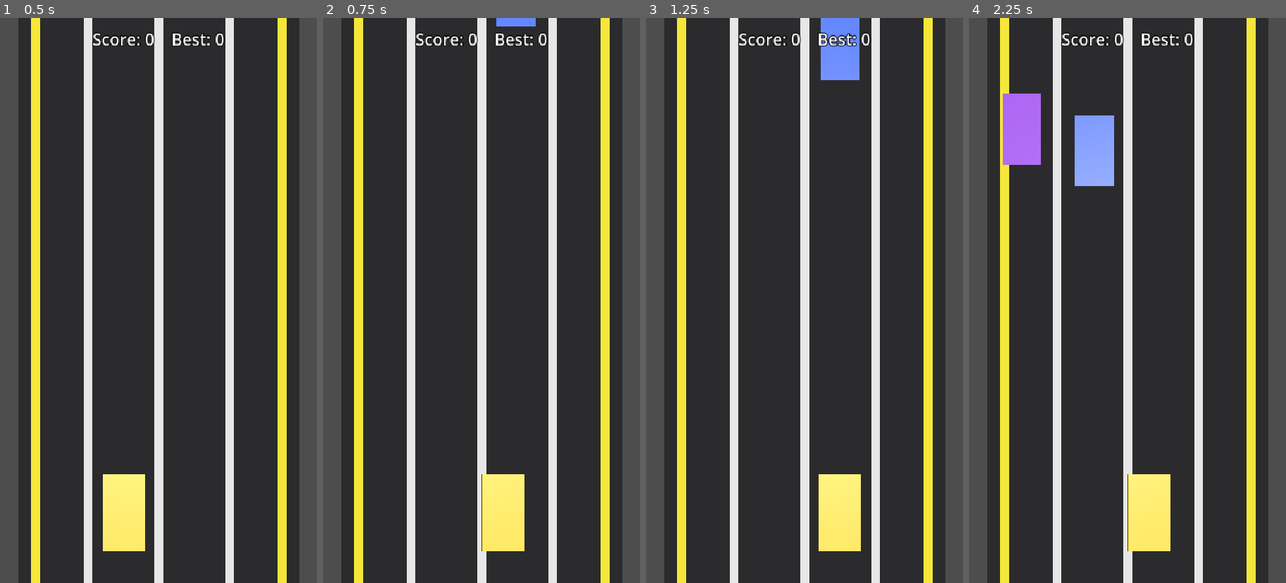
Above: before the commit, frames 1-4 (left to right).
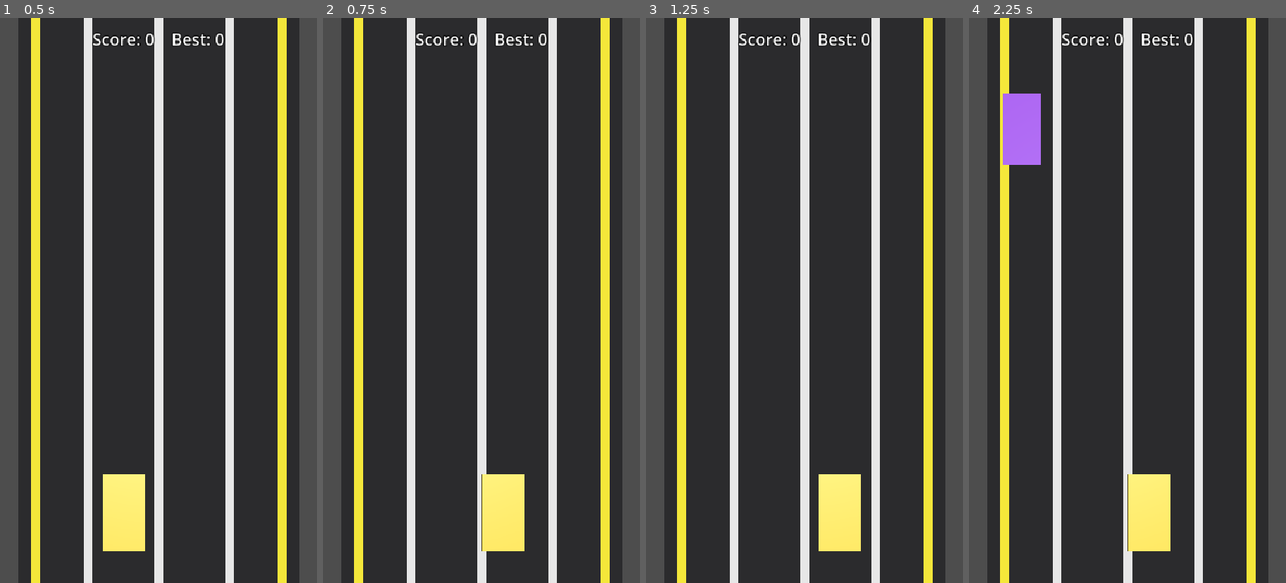
Above: after the commit, the same moments.

Repository: mibazarow/car-game
Game: Godot game, scene res://scenes/Main.tscn
The game is run twice, just before and just after one commit, with the same random seed, the same clock (stepped at 60 frames per second) and the same inputs.
Inputs:
- Up to frame 1 (0.5 s): no input
- Up to frame 2 (0.75 s): tap Enter (ui_accept) at 0.5 s; hold Right (move_right) from 0.53 s (still down); tap R at 0.6 s
- Up to frame 3 (1.25 s): keep holding Right (move_right); tap Enter (ui_accept) at 0.77 s
- Up to frame 4 (2.25 s): release Right (move_right) at 1.28 s; hold Left (move_left) 1.28-2.03 s; tap R at 1.35, 2.1 s; tap Enter (ui_accept) at 1.52 s; hold Right (move_right) from 2.03 s (still down)

Frame 1 is identical in both runs. In frame 2, 0.2% of the frame differs, in the area x 54-68%, y 0-2%; in frame 3, 1.2%; in frame 4, 1.6%, in the area x 33-46%, y 17-30%.

Commit message:
Fleeing target: no catch, pinned at top, dodges traffic

Diff:
--- a/scripts/fleeing/fleeing_car.gd
+++ b/scripts/fleeing/fleeing_car.gd
@@ -1,25 +1,24 @@
 extends Area3D
 class_name FleeingCar
-## Autonomous fleeing target car that descends the road and can be caught.
+## Autonomous fleeing target car pinned near the top of the screen.
 ## Top-down view: +Y is up, world "forward" (travel direction) is -Z.
-## The car drives forward (own FORWARD_SPEED) while the road scrolls faster,
-## so it descends toward the player. If it passes the player row it respawns
-## at the top. Detected via Area3D; overlapping it awards score.
+## The car never descends and can never be caught; it only wanders lanes and
+## dodges oncoming traffic by moving into a free lane. Detected via Area3D.
 
 # Lane center X positions (lanes 0..3, left -> right).
 const LANE_X: Array[float] = [-3.0, -1.0, 1.0, 3.0]
-# Where the car spawns (top of the screen, negative Z).
-const Z_SPAWN: float = -13.0
-# Past this Z the car has escaped the player and must respawn at the top.
-const Z_PASS: float = 6.0
-# The car's own forward driving speed. Must exceed traffic speeds (3..7) so
-# the car descends slower than traffic and stays ahead of it.
-const FORWARD_SPEED: float = 9.0
+# Fixed world Z: the car stays pinned near the top of the screen.
+const Z_POS: float = -13.0
+# How far ahead / behind (in Z) we scan for traffic in a given lane.
+const DANGER_AHEAD: float = 4.0
+const DANGER_BEHIND: float = 1.5
 # Frame-rate-independent lateral smoothing.
 const MOVE_SMOOTH: float = 6.0
 # Lane-change interval bounds (seconds).
 const CHANGE_MIN: float = 1.2
 const CHANGE_MAX: float = 2.5
+# Tolerance (world units) for treating a traffic car as in the same lane.
+const LANE_TOLERANCE: float = 1.0
 
 var lane: int = 1
 var _change_timer: float = 0.0
@@ -28,29 +27,23 @@
 func _ready() -> void:
 	add_to_group("fleeing")
 	position.x = LANE_X[lane]
-	position.z = Z_SPAWN
-
-## Relocate the car to the top in a random lane (any lane).
-func respawn() -> void:
-	lane = randi_range(0, 3)
-	position.x = LANE_X[lane]
-	position.z = Z_SPAWN
-	_change_timer = randf_range(CHANGE_MIN, CHANGE_MAX)
+	position.z = Z_POS
 
 func _physics_process(delta: float) -> void:
-	# Descend toward the player: world scrolls at GameState.speed, the car
-	# drives forward at FORWARD_SPEED, so net world-Z motion is (speed - w).
-	var speed_z: float = GameState.speed - FORWARD_SPEED
-	position.z += speed_z * delta
+	# Stay pinned near the top of the screen.
+	position.z = Z_POS
 
 	# Countdown to the next autonomous lane change.
 	_change_timer -= delta
-	if _change_timer <= 0.0:
-		# Pick a new lane different from the current one.
-		var new_lane: int = randi_range(0, 3)
-		while new_lane == lane:
-			new_lane = randi_range(0, 3)
-		lane = new_lane
+
+	# Reactive dodge: if the current lane is blocked right now, immediately
+	# move to a safe lane regardless of the timer.
+	if _lane_blocked(lane):
+		lane = _pick_safe_lane()
+		_change_timer = _change_interval
+	elif _change_timer <= 0.0:
+		# Pick a new safe lane on the autonomous timer.
+		lane = _pick_safe_lane()
 		_change_interval = randf_range(CHANGE_MIN, CHANGE_MAX)
 		_change_timer = _change_interval
 
@@ -58,6 +51,30 @@
 	var target_x: float = LANE_X[lane]
 	position.x = lerp(position.x, target_x, 1.0 - exp(-MOVE_SMOOTH * delta))
 
-	# Escaped past the player: respawn at the top.
-	if position.z > Z_PASS:
-		respawn()
+## Return a lane index (0..3) that is not blocked by traffic. Falls back to the
+## current lane if every lane is blocked, or keeps the current lane if it is
+## already safe.
+func _pick_safe_lane() -> int:
+	var safe: Array[int] = []
+	for i: int in 4:
+		if not _lane_blocked(i):
+			safe.append(i)
+	if safe.is_empty():
+		return lane
+	if not _lane_blocked(lane):
+		return lane
+	return safe[randi_range(0, safe.size() - 1)]
+
+## Whether a traffic car currently occupies the given lane within the danger
+## window ahead of / behind this car.
+func _lane_blocked(lane_idx: int) -> bool:
+	for n in get_tree().get_nodes_in_group("traffic"):
+		var car: TrafficCar = n as TrafficCar
+		if car == null or not car.is_active():
+			continue
+		if absf(n.position.x - LANE_X[lane_idx]) > LANE_TOLERANCE:
+			continue
+		var dz: float = n.position.z - position.z
+		if dz > -DANGER_AHEAD and dz < DANGER_BEHIND:
+			return true
+	return false
--- a/scripts/player/player_car.gd
+++ b/scripts/player/player_car.gd
@@ -6,10 +6,6 @@
 # Lane center X positions (lanes 0..3, left -> right).
 const LANE_X: Array[float] = [-3.0, -1.0, 1.0, 3.0]
 const PLAYER_Z: float = 4.0
-
-# Catch reward and the cooldown after a catch (prevents instant re-scoring).
-const CATCH_POINTS := 10
-const CATCH_COOLDOWN := 1.5
 
 # Bank (roll.z) limits and ramp speeds.
 const BANK_MAX: float = 0.42          # ~24 degrees
@@ -25,7 +21,6 @@
 var _body: Node3D
 var _detect: Area3D
 var _prev_x: float
-var _catch_cooldown: float = 0.0
 
 func _ready() -> void:
 	_body = get_node("Body")
@@ -47,19 +42,10 @@
 		return
 	if area is TrafficCar:
 		GameState.game_over()
-	elif area.is_in_group("fleeing"):
-		if _catch_cooldown > 0.0:
-			return
-		GameState.add_score(CATCH_POINTS)
-		var f: Node = get_tree().get_first_node_in_group("fleeing")
-		if f != null:
-			f.respawn()
-		_catch_cooldown = CATCH_COOLDOWN
 
 func _physics_process(delta: float) -> void:
 	if GameState.state != "playing":
 		return
-	_catch_cooldown = maxf(0.0, _catch_cooldown - delta)
 	# Keep the car fixed at the bottom of the screen; the world scrolls instead.
 	global_position.z = PLAYER_Z
 
--- a/scripts/traffic/traffic_car.gd
+++ b/scripts/traffic/traffic_car.gd
@@ -46,6 +46,9 @@
 func is_active() -> bool:
 	return active
 
+func _ready() -> void:
+	add_to_group("traffic")
+
 func _physics_process(delta: float) -> void:
 	speed_z = GameState.speed - forward_speed
 	position.z += speed_z * delta
Not shown, changed: process.md
